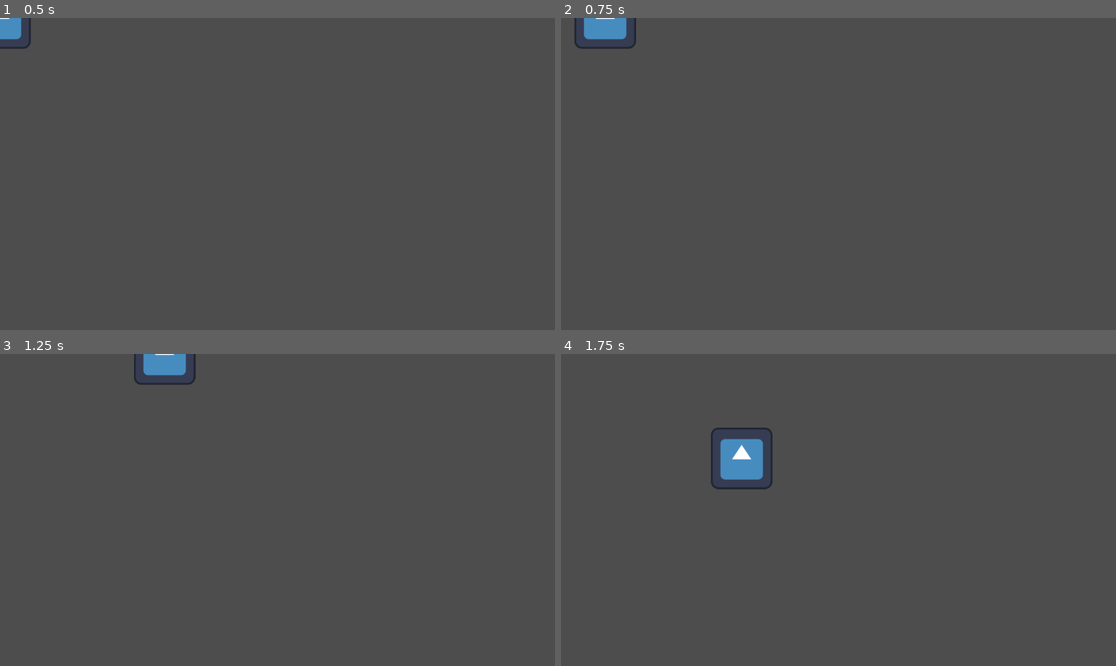
Above: before the commit, frames 1-4 (two rows, left to right).
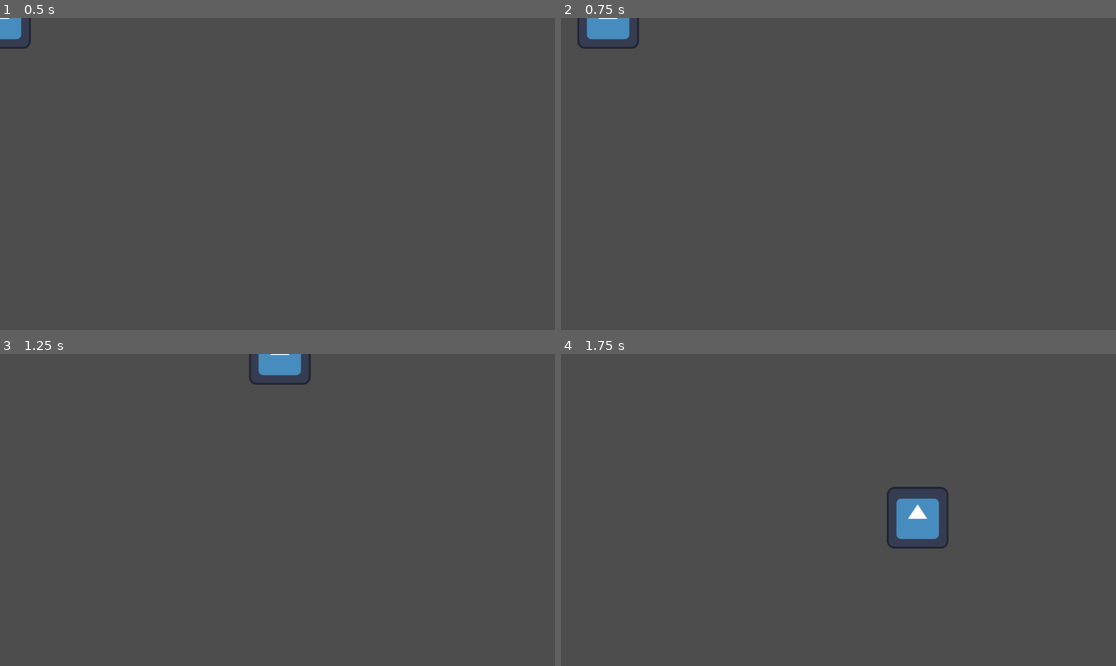
Above: after the commit, the same moments.

Repository: TryHardPotat/FYP_2
Game: Godot game, scene res://active_scene.tscn
Two runs of this game, one before a commit and one after it. Both use one fixed random seed, a clock stepped at 60 frames per second and the inputs below. The engine's default icon, where the game draws it, is replaced by a stand-in: a white triangle on a blue panel in a dark square.
Inputs:
- Up to frame 1 (0.5 s): no input
- Up to frame 2 (0.75 s): tap Enter at 0.5 s; hold D (move_right) from 0.53 s (still down); hold Shift (dash, bound only after the commit) from 0.53 s (still down)
- Up to frame 3 (1.25 s): keep holding D (move_right); keep holding Shift (dash, bound only after the commit)
- Up to frame 4 (1.75 s): release D (move_right) at 1.28 s; release Shift (dash, bound only after the commit) at 1.28 s; hold S (move_down) from 1.28 s (still down); tap Shift (dash, bound only after the commit) at 1.35 s

Frame 1 is identical in both runs. In frame 2, 0.2% of the frame differs, in the area x 2-15%, y 0-10%; in frame 3, 1.3%; in frame 4, 2.6%, in the area x 27-70%, y 23-63%.

Commit message:
Added player dash

Diff:
--- a/movement_component.gd
+++ b/movement_component.gd
@@ -2,13 +2,16 @@
 class_name MovementComponent
 
 @export var speed = 500.0
+@export var acceleration = 0.15 # Ranges from 0 - 1
 
 var input_direction = Vector2.ZERO
 var velocity = Vector2.ZERO
+var dashing : bool = false
 
 func _process(delta):
 	input_handler()
 	movement_handler(delta)
+	input_dash()
 
 func input_handler():
 	input_direction = Vector2.ZERO
@@ -18,3 +21,14 @@
 
 func movement_handler(delta):
 	velocity = input_direction * speed
+
+func input_dash():
+	if Input.is_action_pressed("dash"):
+		dashing = true
+		speed = 1000
+		$"../DashTimer".start()
+		print("Dash")
+
+func _on_dash_timer_timeout():
+	dashing = false
+	speed = 500
--- a/project.godot
+++ b/project.godot
@@ -37,3 +37,8 @@
 "events": [Object(InputEventKey,"resource_local_to_scene":false,"resource_name":"","device":-1,"window_id":0,"alt_press …(192 unchanged characters)…
 ]
 }
+dash={
+"deadzone": 0.5,
+"events": [Object(InputEventKey,"resource_local_to_scene":false,"resource_name":"","device":-1,"window_id":0,"alt_pressed":false,"shift_pressed":false,"ctrl_pressed":false,"meta_pressed":false,"pressed":false,"keycode":0,"physical_keycode":4194325,"key_label":0,"unicode":0,"location":0,"echo":false,"script":null)
+]
+}
--- a/warrior.gd
+++ b/warrior.gd
@@ -1,8 +1,9 @@
 extends CharacterBody2D
 
-@onready var movement_component : MovementComponent = $Movement_Component
+@onready var movement_component : MovementComponent = $MovementComponent
 
 func _physics_process(delta):
 	var input_velocity = movement_component.velocity
-	velocity = input_velocity
+	var acceleration = movement_component.acceleration
+	velocity = velocity.lerp(input_velocity, acceleration)
 	move_and_slide()
--- a/warrior.tscn
+++ b/warrior.tscn
@@ -17,5 +17,10 @@
 [node name="CollisionShape2D" type="CollisionShape2D" parent="."]
 shape = SubResource("CircleShape2D_7knae")
 
-[node name="Movement_Component" type="Node" parent="."]
+[node name="MovementComponent" type="Node" parent="."]
 script = ExtResource("3_0jxj5")
+
+[node name="DashTimer" type="Timer" parent="."]
+one_shot = true
+
+[connection signal="timeout" from="DashTimer" to="MovementComponent" method="_on_dash_timer_timeout"]
